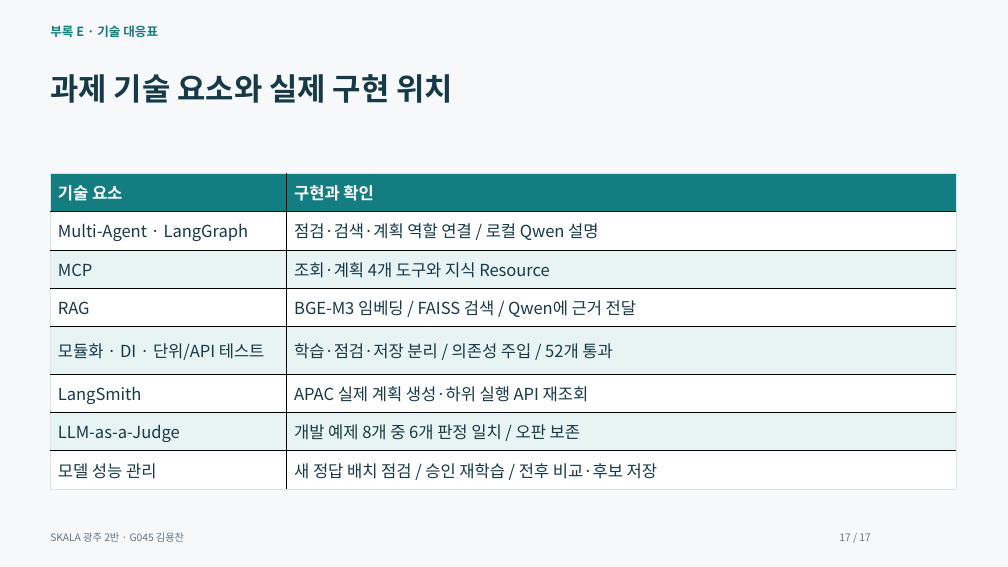
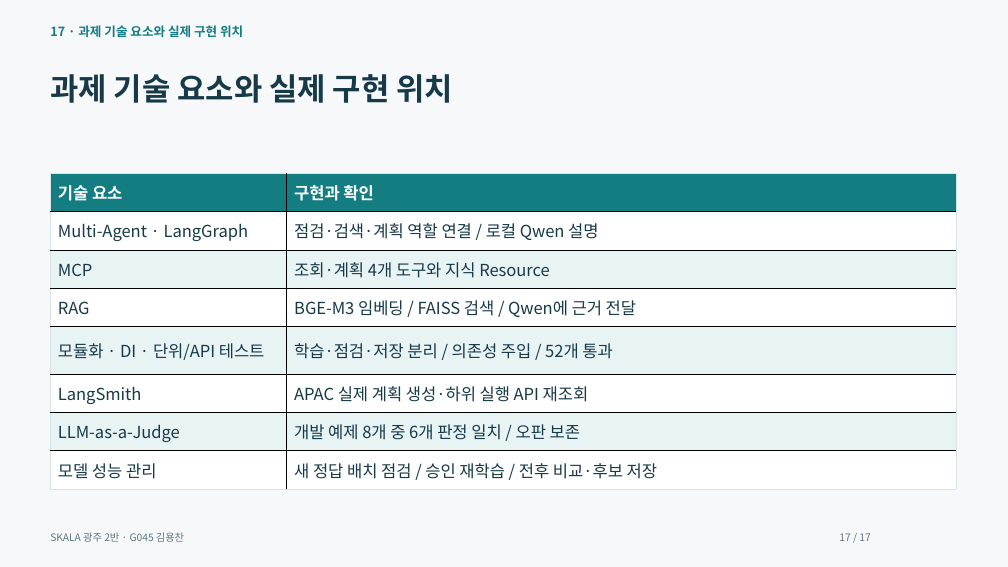
Before and after one commit to dragonchan95/Semiconductor-AI-Agent, a slide deck: slide 17 of docs/G045_Semiconductor_Agent.pptx. Drawn at 1008x567 pixels with LibreOffice and Linux fonts; fonts in the diff are those of the drawing. Boxes give left, top, right and bottom in pixels: in the first picture for what was removed or moved away, otherwise in the second. Text is boxed around its words. In the diff, an @@ line names an element or a change of style, - is before the commit and + after.

```diff
--- a/docs/G045_Semiconductor_Agent.pptx
+++ b/docs/G045_Semiconductor_Agent.pptx
@@ text at (x1=50, y1=25, x2=243, y2=37): text changed @@
-부록 E · 기술 대응표
+17 · 과제 기술 요소와 실제 구현 위치
```
Also in this commit, not shown: 13 other slides changed, 1 slide added, 1 slide removed, 15 other files.
